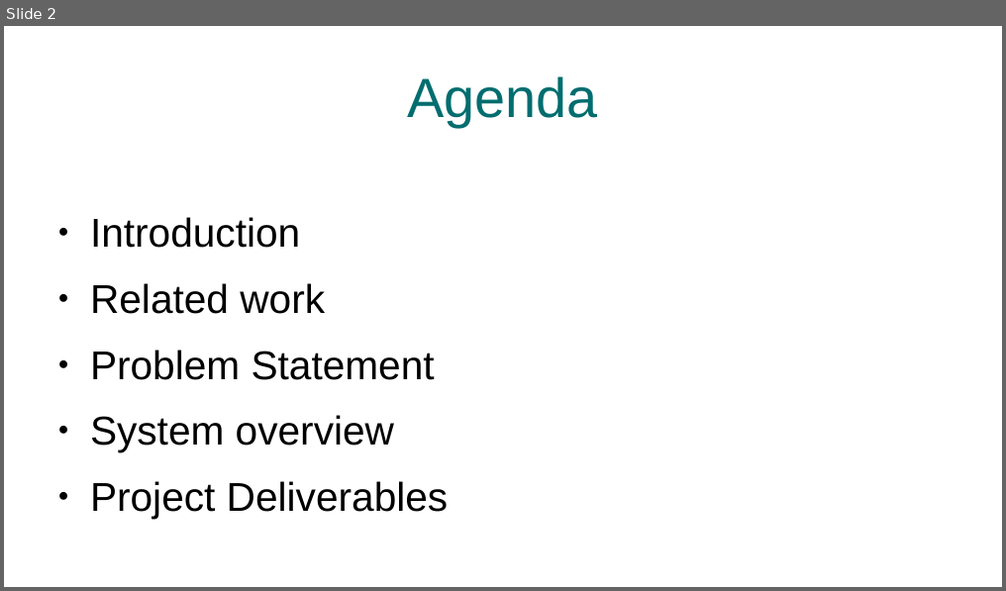
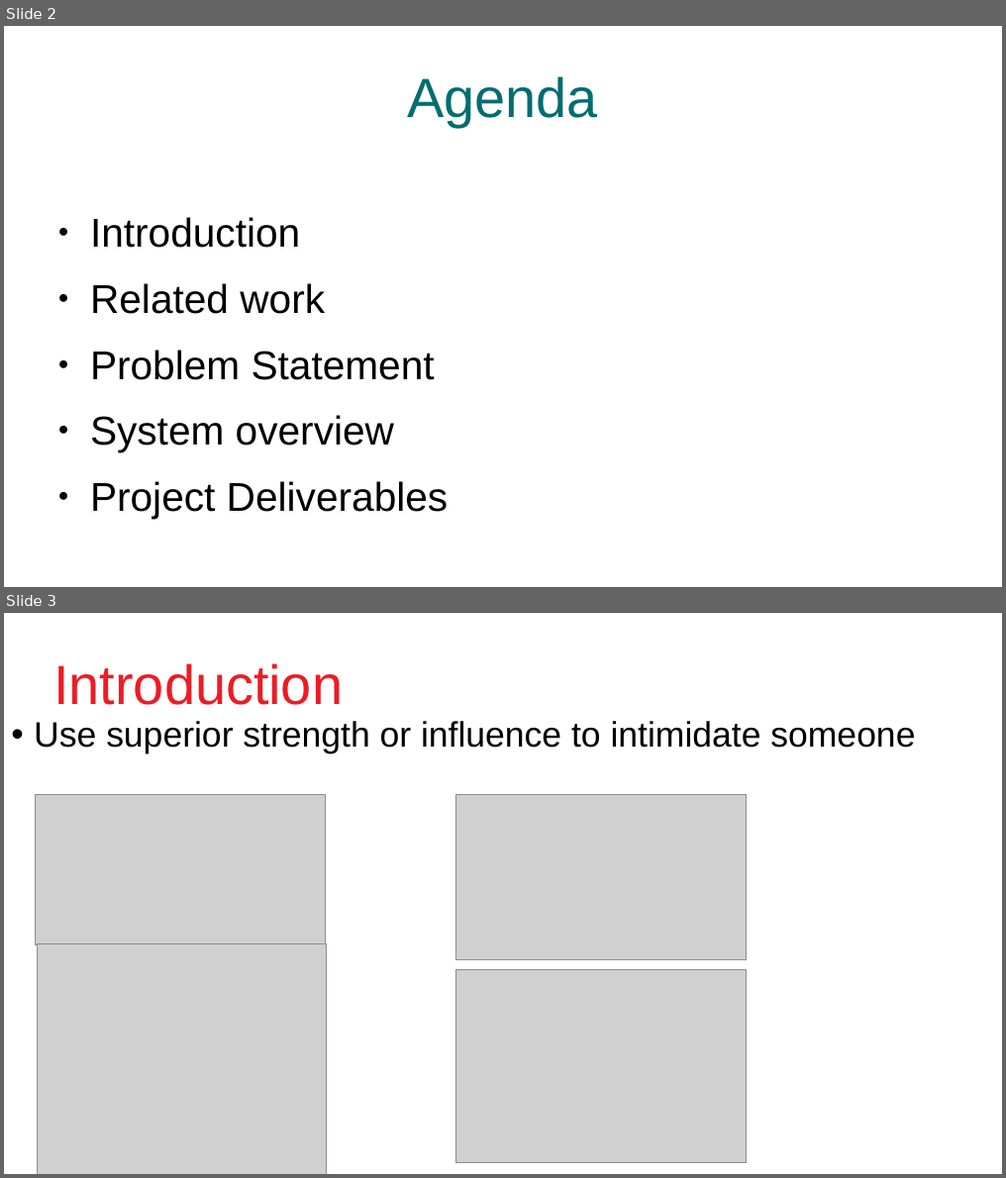
Before and after one commit to DevJohnIbrahim/SSM-GP, a slide deck: Graduation Proposal/Cyberbullypresentation.pptx. Shown one above the other, each under a label of ours: slide 2 before the commit, slides 2 and 3 after it. The pictures are 1006x591 and 1006x1178 pixels, drawn with LibreOffice and Linux fonts; fonts in the diff are those of the drawing; grey boxes stand for pictures. Boxes give left, top, right and bottom in pixels: in the first picture for what was removed or moved away, otherwise in the second. Text is boxed around its words. In the diff, an @@ line names an element or a change of style, - is before the commit and + after.

Commit message:
3adelt el introduction

```diff
--- a/Graduation Proposal/Cyberbullypresentation.pptx
+++ b/Graduation Proposal/Cyberbullypresentation.pptx
@@ slide 3 added at (4, 613, 1002, 1174), background #FFFFFF @@
@@ text added at (54, 663, 343, 705), 44 pt, text #ED1C24 @@
+Introduction
@@ text added at (34, 721, 915, 755), 28 pt, text #000000 @@
+• Use superior strength or influence to intimidate someone
@@ picture added at (36, 794, 326, 945) @@
@@ picture added at (456, 794, 746, 959) @@
@@ picture added at (37, 945, 327, 1174) @@
@@ picture added at (456, 970, 746, 1163) @@
```
Also in this commit, not shown: 4 slides changed, 2 other slides added, 2 slides removed, 1 other file.
